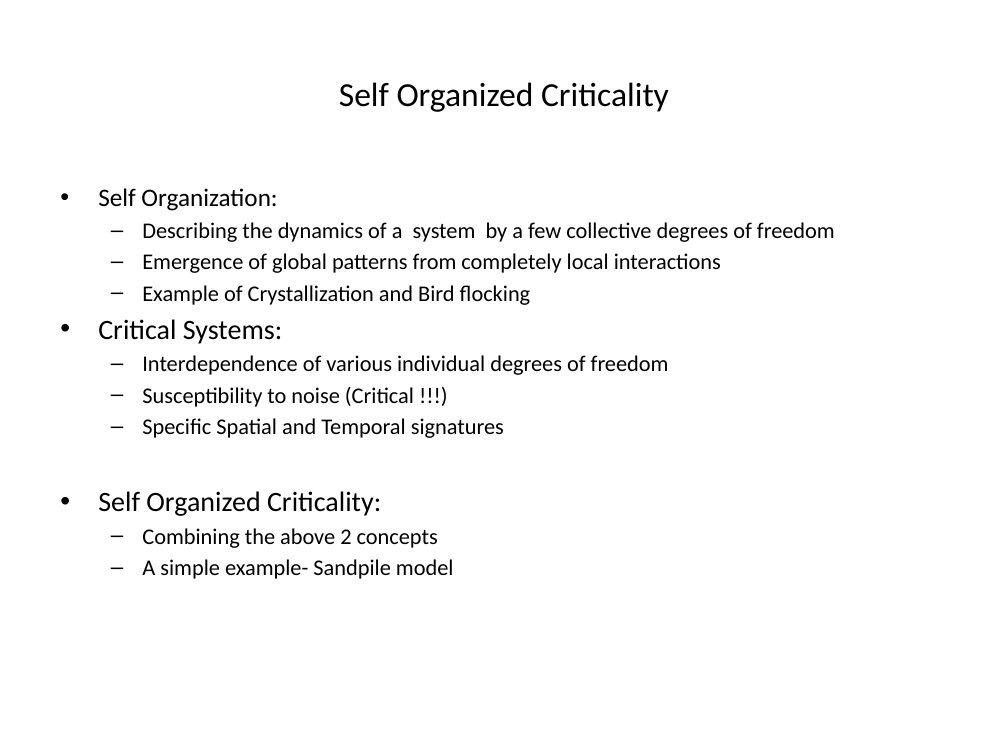
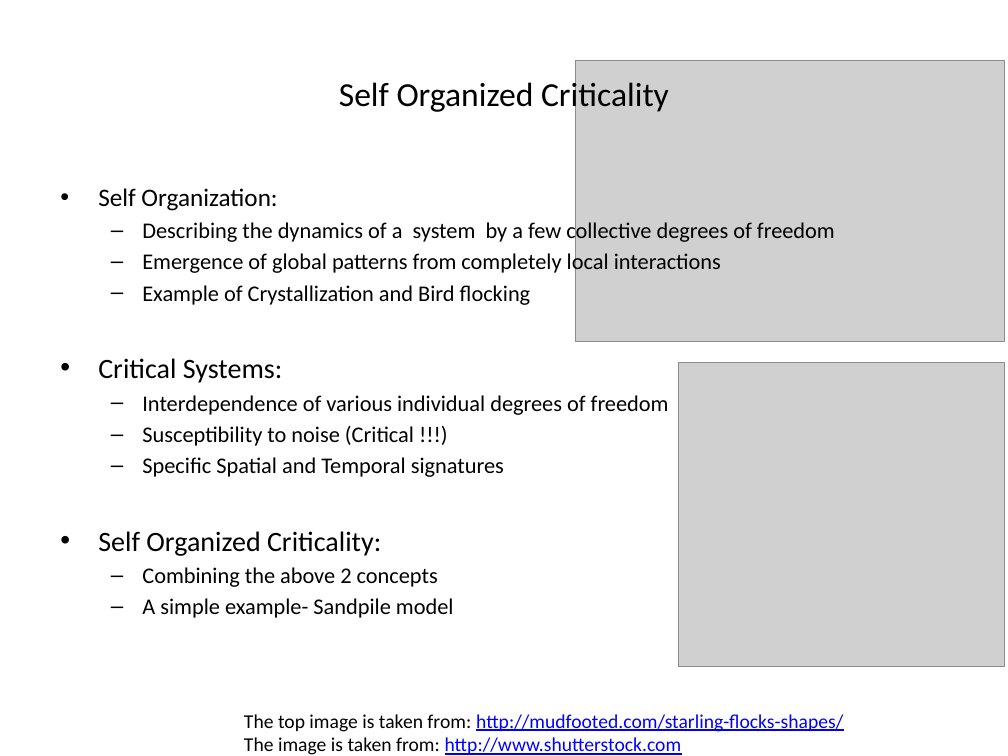
Before and after one commit to wildmic/Forest-Fire-SOC, a slide deck: slide 5 of presentation/SOC.pptx. Drawn at 1008x756 pixels with LibreOffice and Linux fonts; fonts in the diff are those of the drawing; grey boxes stand for pictures. Boxes give left, top, right and bottom in pixels: in the first picture for what was removed or moved away, otherwise in the second. Text is boxed around its words. In the diff, an @@ line names an element or a change of style, - is before the commit and + after.

```diff
--- a/presentation/SOC.pptx
+++ b/presentation/SOC.pptx
@@ picture added at [576, 60, 1004, 342] @@
@@ text "Self Organization:" rewrapped from [98, 188, 835, 579] to [98, 188, 835, 618] @@
@@ picture added at [678, 362, 1004, 666] @@
@@ text added at [244, 714, 843, 755], 14 pt, text #0000FF, underline @@
+The top image is taken from: http://mudfooted.com/starling-flocks-shapes/
+The image is taken from: http://www.shutterstock.com
```
Also in this commit, not shown: 6 other slides changed, 12 slides added, 3 slides removed, 6 other files.
